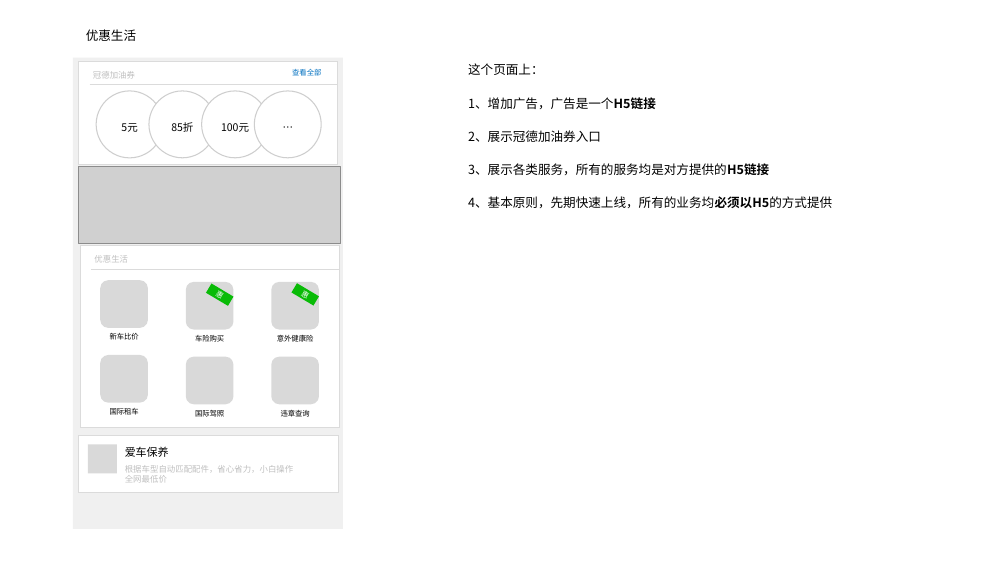
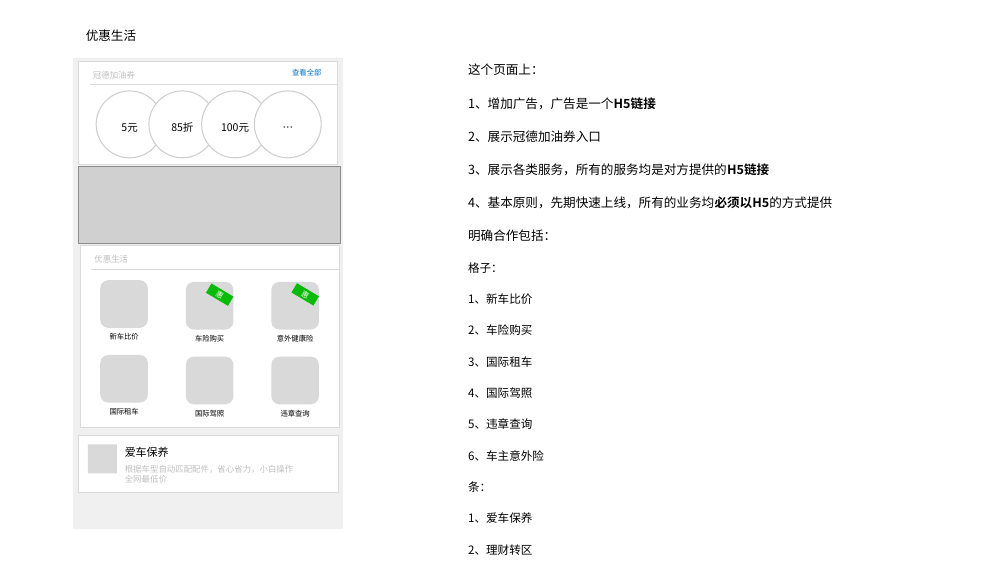
Before and after one commit to nixiaobing/kindpetro, a slide deck: slide 3 of product/冠德石油+/优惠生活/优惠生活的构想.pptx. Drawn at 1008x567 pixels with LibreOffice and Linux fonts; fonts in the diff are those of the drawing; grey boxes stand for pictures; background and template pictures are left out. Boxes give left, top, right and bottom in pixels: in the first picture for what was removed or moved away, otherwise in the second. Text is boxed around its words. In the diff, an @@ line names an element or a change of style, - is before the commit and + after.

```diff
--- a/product/冠德石油+/优惠生活/优惠生活的构想.pptx
+++ b/product/冠德石油+/优惠生活/优惠生活的构想.pptx
@@ text at [468, 229, 556, 555]: paragraphs added @@
+明确合作包括：
+格子：
+1、新车比价
+2、车险购买
+3、国际租车
+4、国际驾照
+5、违章查询
+6、车主意外险
+条：
+1、爱车保养
+2、理财转区
```
Also in this commit, not shown: 3 other files.
